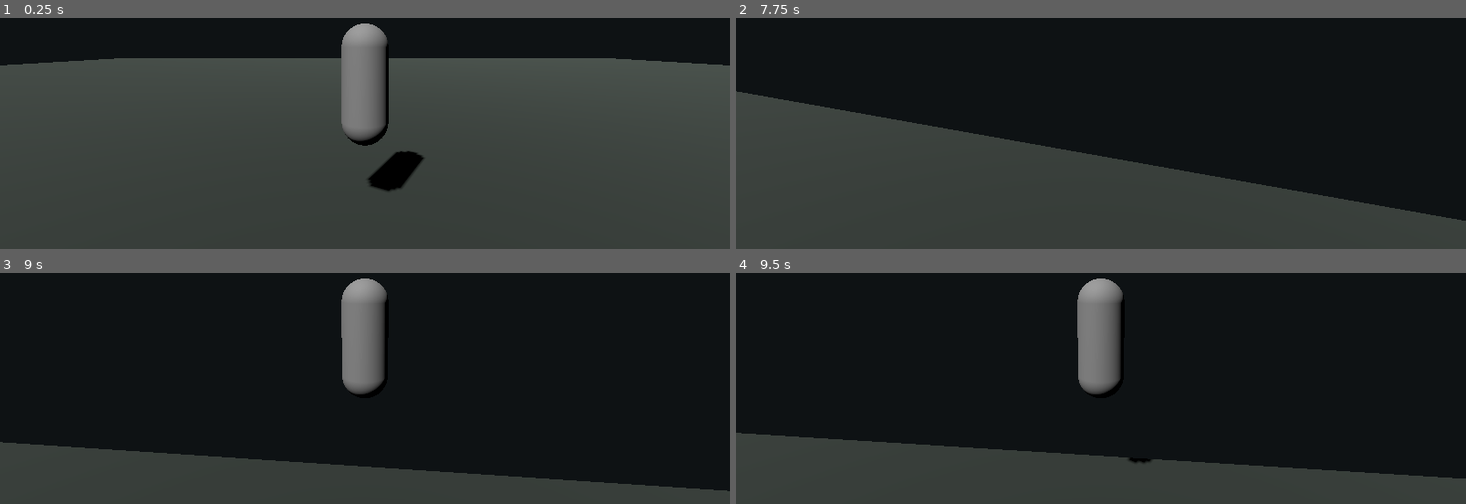
Above: before the commit, frames 1-4 (two rows, left to right).
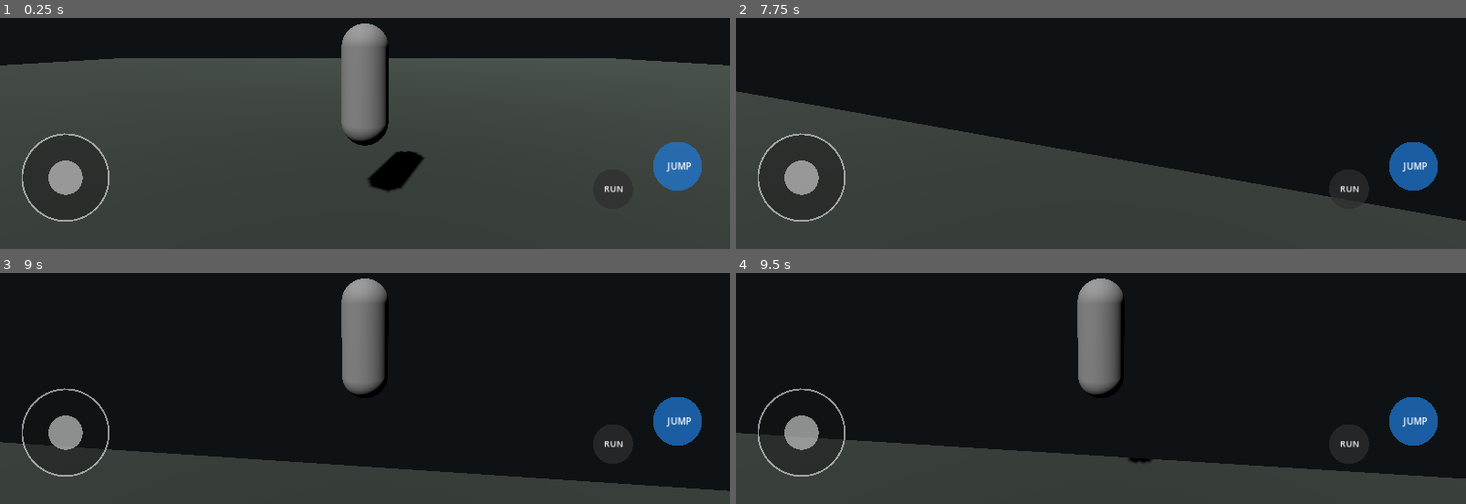
Above: after the commit, the same moments.

Repository: ejalonibudamilare98-ctrl/afterlight-the-last-ground
Game: Godot game, scene res://scenes/main.tscn
Same seed, same stepped clock (60 frames per second), same inputs: the game is played once before the commit and once after it.
Inputs (mouse positions are in pixels of both pictures, inside the frame that each line leads up to):
- Up to frame 1 (0.25 s): no input
- Up to frame 2 (7.75 s): tap Enter at 0.5 s; move the mouse to (1137, 41) at 0.52 s; hold Shift (run) 0.53-1.28 s; hold W (move_forward) 0.53-5.78 s; tap Space (jump) at 0.77, 1.52, 3.02, 3.77, 4.52, 6.02, 6.77, 7.52 s; move the mouse to (1064, 45) at 1.27 s; tap C (switch_camera) every 1.5 s from 1.35 to 7.35 s; move the mouse to (1115, 36) at 2.02 s; hold Shift (run) 2.03-2.78 s; move the mouse to (1093, 50) at 2.77 s; move the mouse to (1152, 48) at 3.52 s; hold Shift (run) 3.53-4.28 s; move the mouse to (1042, 38) at 4.27 s; move the mouse to (1108, 43) at 5.02 s; hold Shift (run) 5.03-5.78 s; move the mouse to (1071, 36) at 5.77 s; hold D (move_right) 5.78-6.53 s; move the mouse to (1137, 41) at 6.52 s; hold Shift (run) 6.53-7.28 s; hold W (move_forward) from 6.53 s (still down); move the mouse to (1064, 45) at 7.27 s
- Up to frame 3 (9 s): move the mouse to (379, 291) at 8.02 s; hold Shift (run) 8.03-8.78 s; tap Space (jump) at 8.75 s; move the mouse to (357, 305) at 8.77 s; release W (move_forward) at 8.78 s; hold A (move_left) from 8.78 s (still down); tap C (switch_camera) at 8.85 s
- Up to frame 4 (9.5 s): keep holding A (move_left); tap Space (jump) at 9.02 s

The runs differ from the first frame. In frame 1, 2.0% of the frame differs, in the area x 3-97%, y 49-89%; in frame 2, 2.0%; in frame 3, 2.0%; in frame 4, 2.0%.

Commit message:
Add mobile touch controls to main scene

Diff:
--- a/scenes/main.tscn
+++ b/scenes/main.tscn
@@ -1,6 +1,7 @@
-[gd_scene load_steps=7 format=3]
+[gd_scene load_steps=8 format=3]
 
 [ext_resource type="Script" path="res://scripts/player.gd" id="1_player"]
+[ext_resource type="Script" path="res://scripts/mobile_controls.gd" id="2_mobile"]
 
 [sub_resource type="PlaneMesh" id="PlaneMesh_ground"]
 size = Vector2(80, 80)
@@ -53,3 +54,7 @@
 spring_length = 4.0
 [node name="Camera3D" type="Camera3D" parent="Player/CameraPivot/SpringArm3D"]
 current = true
+
+[node name="MobileControls" type="CanvasLayer" parent="."]
+[node name="TouchUI" type="Node2D" parent="MobileControls"]
+script = ExtResource("2_mobile")
